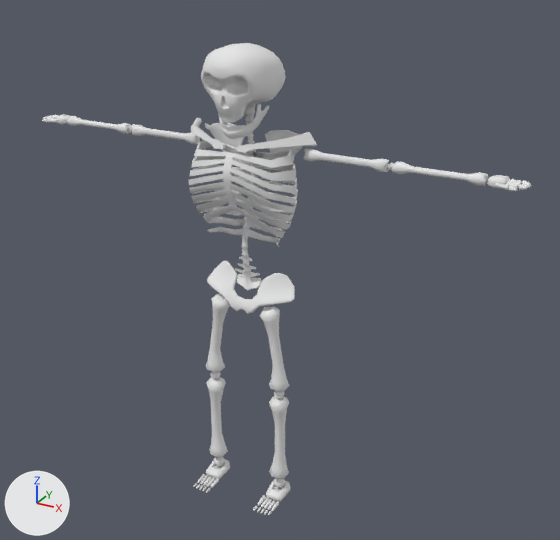
The FBX model Reapiesta/Assets/Models/Skeletons/Skeleton.fbx as it was, and as the next commit left it.
The view is the same before and after, from a camera (50 mm lens) standing at (1.44, -1.02, 2.16) and looking at (0.11, 1.4, 0.95). Every picture has the same lights, and +X, +Y and +Z are marked at lower left.

The older version as bpy lines, for what is in view:
```python
me_skeleton = bpy.data.meshes.new('Skeleton')
me_skeleton.from_pydata(...)  # 3972 vertices, 4258 faces; spans x -1.02..1.02, y -0.16..0.16, z -0.06..1.8
me_skeleton.materials.append(mat_skeleton_mat)  # white #e7e7e7
ob_skeleton = bpy.data.objects.new('Skeleton', me_skeleton)
ob_skeleton.location = (-0.002, 1.323, 0.0)
```
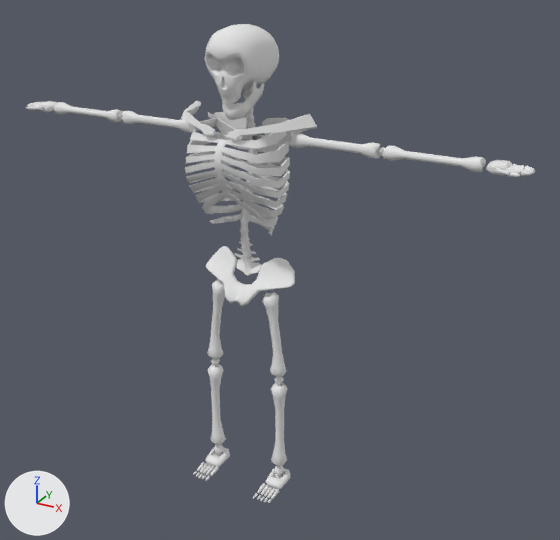
Pixel boxes [x1, y1, x2, y2] of what changed, in the pictures (560 x 540 px; the box of a moved part takes in the faces that stretch with it):
'Skeleton', reshaped, turned: before [41, 43, 532, 515]; after [26, 24, 535, 503]
part 1 of me_skeleton, added: after [208, 364, 226, 445]
part 2 of me_skeleton, moved or reshaped: before [206, 293, 230, 373]; after [207, 279, 225, 359]
part 3 of me_skeleton, moved or reshaped: before [213, 456, 225, 466]; after [211, 358, 220, 366]
part 4 of me_skeleton, moved or reshaped: before [205, 123, 244, 153]; after [208, 112, 247, 146]
part 5 of me_skeleton, moved or reshaped: before [67, 116, 132, 134]; after [54, 102, 123, 122]
part 6 of me_skeleton, moved or reshaped: before [131, 124, 200, 144]; after [121, 111, 193, 133]
part 7 of me_skeleton, moved or reshaped: before [55, 114, 70, 125]; after [40, 101, 57, 112]
part 8 of me_skeleton, moved or reshaped: before [47, 119, 58, 123]; after [32, 106, 43, 110]
part 9 of me_skeleton, moved or reshaped: before [211, 372, 221, 380]; after [214, 444, 224, 454]
part 10 of me_skeleton, moved or reshaped: before [197, 474, 205, 483]; after [197, 462, 205, 472]
part 11 of me_skeleton, moved or reshaped: before [200, 475, 208, 485]; after [200, 463, 208, 473]
part 12 of me_skeleton, moved or reshaped: before [203, 477, 211, 486]; after [203, 464, 211, 474]
part 13 of me_skeleton, moved or reshaped: before [206, 477, 215, 487]; after [206, 465, 215, 475]
part 14 of me_skeleton, moved or reshaped: before [211, 478, 219, 488]; after [210, 466, 219, 476]
part 15 of me_skeleton, moved or reshaped: before [218, 104, 269, 139]; after [222, 81, 265, 120]
part 16 of me_skeleton, added: after [271, 382, 288, 466]
part 17 of me_skeleton, moved or reshaped: before [259, 307, 290, 392]; after [262, 292, 287, 377]
part 18 of me_skeleton, moved or reshaped: before [273, 478, 285, 488]; after [275, 377, 284, 385]
part 19 of me_skeleton, deleted: before [42, 43, 532, 515]
part 20 of me_skeleton, added: after [181, 24, 535, 306]
part 21 of me_skeleton, moved or reshaped: before [206, 377, 290, 502]; after [193, 447, 291, 503]

The change, as a list of edits to the scene's bpy script:
```text
Change me_skeleton:
    remove me_skeleton.from_pydata(...)  # 3972 vertices, 4258 faces; spans x -1.02..1.02, y -0.16..0.16, z -0.06..1.8
    add me_skeleton.from_pydata(...)  # 3972 vertices, 4264 faces; spans x -1.03..1.03, y 0.01..1.87, z -0.16..0.17
    me_skeleton part 1: the loose piece of 64 vertices spanning x -0.19..-0.11, y -0.04..0.04, z 0.03..0.43 is copied, and the copy is turned -90 degrees about the x axis through its middle and scaled by 0.993, then moved by (0.0, 0.29, -0.23); it spans x -0.19..-0.12, y 0.09..0.49, z -0.03..0.03
    me_skeleton part 2: the loose piece of 64 vertices spanning x -0.19..-0.07, y -0.04..0.04, z 0.46..0.82 is turned -90 degrees about the x axis through its middle and scaled by 0.989, then moved by (0.0, 0.71, -0.64)
    me_skeleton part 3: the loose piece of 26 vertices spanning x -0.18..-0.13, y -0.03..0.03, z -0.03..0.03 is turned -90 degrees about the x axis through its middle and scaled by 0.771, then moved by (0.0, 0.51, 0.0)
    me_skeleton part 4: the loose piece of 43 vertices spanning x -0.23..-0.04, y 0.09..0.12, z 1.36..1.49 is turned -90 degrees about the x axis through its middle, then moved by (0.01, 1.37, -1.53)
    me_skeleton part 5: the loose piece of 96 vertices spanning x -0.88..-0.56, y 0.04..0.08, z 1.41..1.45 is turned -90 degrees about the x axis through its middle and scaled by 1.03, then moved by (0.01, 1.44, -1.43)
    me_skeleton part 6: the loose piece of 96 vertices spanning x -0.54..-0.23, y 0.04..0.08, z 1.41..1.45 is turned -90 degrees about the x axis through its middle and scaled by 1.03, then moved by (0.02, 1.44, -1.43)
    me_skeleton part 7: the loose piece of 66 vertices spanning x -0.94..-0.88, y 0.03..0.09, z 1.41..1.44 is turned -90 degrees about the x axis through its middle and scaled by 1.1, then moved by (-0.01, 1.43, -1.43)
    me_skeleton part 8: the loose piece of 62 vertices spanning x -0.96..-0.91, y 0.01..0.03, z 1.42..1.44 is turned -90 degrees about the x axis through its middle and scaled by 1.1, then moved by (-0.01, 1.48, -1.39)
    me_skeleton part 9: the loose piece of 26 vertices spanning x -0.18..-0.13, y -0.02..0.02, z 0.42..0.46 is turned -90 degrees about the x axis through its middle and scaled by 1.09, then moved by (0.0, 0.06, -0.44)
    me_skeleton part 10: the loose piece of 12 vertices spanning x -0.19..-0.18, y -0.12..-0.07, z -0.06..-0.04 is turned -90 degrees about the x axis through its middle, then moved by (0.0, 0.11, 0.14)
    me_skeleton part 11: the loose piece of 12 vertices spanning x -0.18..-0.16, y -0.12..-0.07, z -0.06..-0.04 is turned -90 degrees about the x axis through its middle, then moved by (0.0, 0.11, 0.14)
    me_skeleton part 12: the loose piece of 12 vertices spanning x -0.16..-0.15, y -0.12..-0.07, z -0.06..-0.04 is turned -90 degrees about the x axis through its middle, then moved by (0.0, 0.11, 0.14)
    me_skeleton part 13: the loose piece of 12 vertices spanning x -0.14..-0.13, y -0.12..-0.06, z -0.06..-0.04 is turned -90 degrees about the x axis through its middle, then moved by (0.0, 0.11, 0.14)
    me_skeleton part 14: the loose piece of 12 vertices spanning x -0.13..-0.11, y -0.12..-0.06, z -0.06..-0.04 is turned -90 degrees about the x axis through its middle, then moved by (0.0, 0.11, 0.14)
    me_skeleton part 15: the loose piece of 142 vertices spanning x -0.09..0.09, y -0.09..0.04, z 1.48..1.61 is multiplied about its middle by the matrix ((0.791, 0.0, 0.0), (0.0, -0.061, 1.118), (0.0, -1.015, 0.029)), then moved by (0.0, 1.64, -1.53)
    me_skeleton part 16: the loose piece of 64 vertices spanning x 0.11..0.19, y -0.04..0.04, z 0.03..0.43 is copied, and the copy is turned -90 degrees about the x axis through its middle and scaled by 0.993, then moved by (0.0, 0.29, -0.23); it spans x 0.12..0.19, y 0.09..0.49, z -0.03..0.03
    me_skeleton part 17: the loose piece of 64 vertices spanning x 0.07..0.19, y -0.04..0.04, z 0.46..0.82 is turned -90 degrees about the x axis through its middle and scaled by 0.989, then moved by (0.0, 0.71, -0.64)
    me_skeleton part 18: the loose piece of 26 vertices spanning x 0.13..0.18, y -0.03..0.03, z -0.03..0.03 is turned -90 degrees about the x axis through its middle and scaled by 0.771, then moved by (0.0, 0.51, 0.0)
    me_skeleton part 19: 33 loose pieces with 2523 vertices, spanning x -1.01..1.01, y -0.16..0.16, z -0.06..1.8, are deleted
    me_skeleton part 20: 2341 vertices added at x -0.27..1.03, y 0.83..1.87, z -0.16..0.17
    me_skeleton part 21: 206 vertices removed from x -0.19..0.19, y -0.06..0.05, z -0.06..0.43; 260 vertices added at x -0.19..0.19, y 0.01..0.09, z -0.05..0.16
Change ob_skeleton:
    ob_skeleton.rotation_euler: (0.0, 0.0, 0.0) -> (1.571, 0.0, 0.0)  # degrees (0, 0, 0) -> degrees (90, 0, 0)
```
